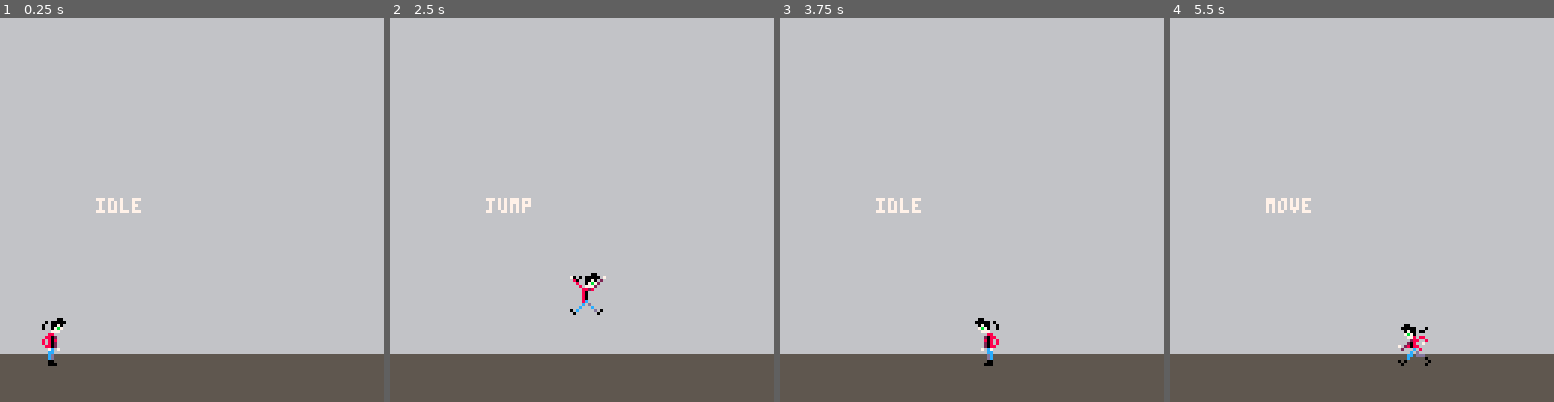
Above: before the commit, frames 1-4 (left to right).
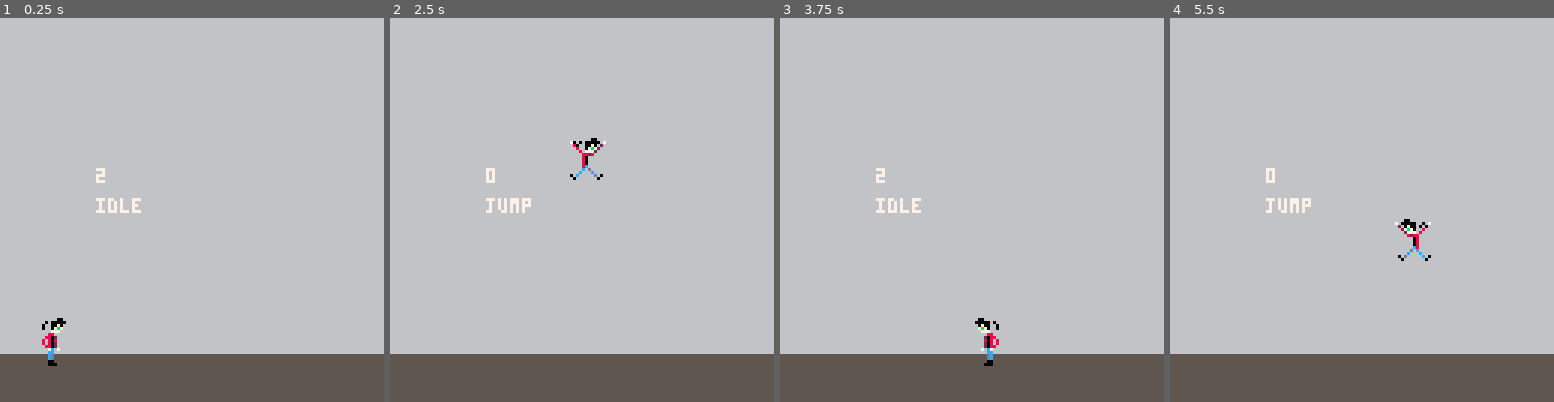
Above: after the commit, the same moments.

Repository: imELVEE/evils-edge
Game: PICO-8 cartridge simple-gravity.p8
Same seed, same stepped clock (60 frames per second), same inputs: the game is played once before the commit and once after it.
Inputs:
- Up to frame 1 (0.25 s): no input
- Up to frame 2 (2.5 s): hold Right 1.6-2.1 s; hold Up 2.15-2.42 s; hold Right from 2.47 s (still down)
- Up to frame 3 (3.75 s): release Right at 3.03 s; hold Left 3.08-3.58 s
- Up to frame 4 (5.5 s): hold Right 4.02-4.68 s; hold Up 4.73-5.03 s; hold Left from 5.08 s (still down)

The runs differ from the first frame. In frame 1, less than 0.1% of the frame differs, in the area x 25-28%, y 39-43%; in frame 2, 0.7%; in frame 3, less than 0.1%; in frame 4, 0.9%, in the area x 25-68%, y 39-91%.

Commit message:
added double jump

Diff:
--- a/simple-gravity.p8
+++ b/simple-gravity.p8
@@ -10,6 +10,7 @@
 		flip_bool = false,
 		state = 'idle',
 		gravity = true,
+		jumps = 2,
 
 		idle_frames = {2,4},
 		idle_frame = 1,
@@ -49,6 +50,7 @@
 	map()
 	draw_sprite(player)
 	print(player.state,32,60, 7)
+	print(player.jumps,32,50, 7)
 end
 -->8
 // world logic
@@ -119,6 +121,7 @@
 
 	if (unit.y == floor) then
 		unit.state = 'move'
+		unit.jumps = 2
 	end
 
 	//right
@@ -146,6 +149,12 @@
 function jump(unit)
 	if (unit.y == floor) then
 		unit.jump_style = rnd(unit.jump_frames)
+	end
+
+	if (unit.jumps > 0 and btn(2) and unit.jump_cycle > 2) then
+		unit.jump_style = rnd(unit.jump_frames)
+		unit.jumps -= 1
+		unit.jump_cycle = 0;
 	end
 
 	if (btn(2)) then
